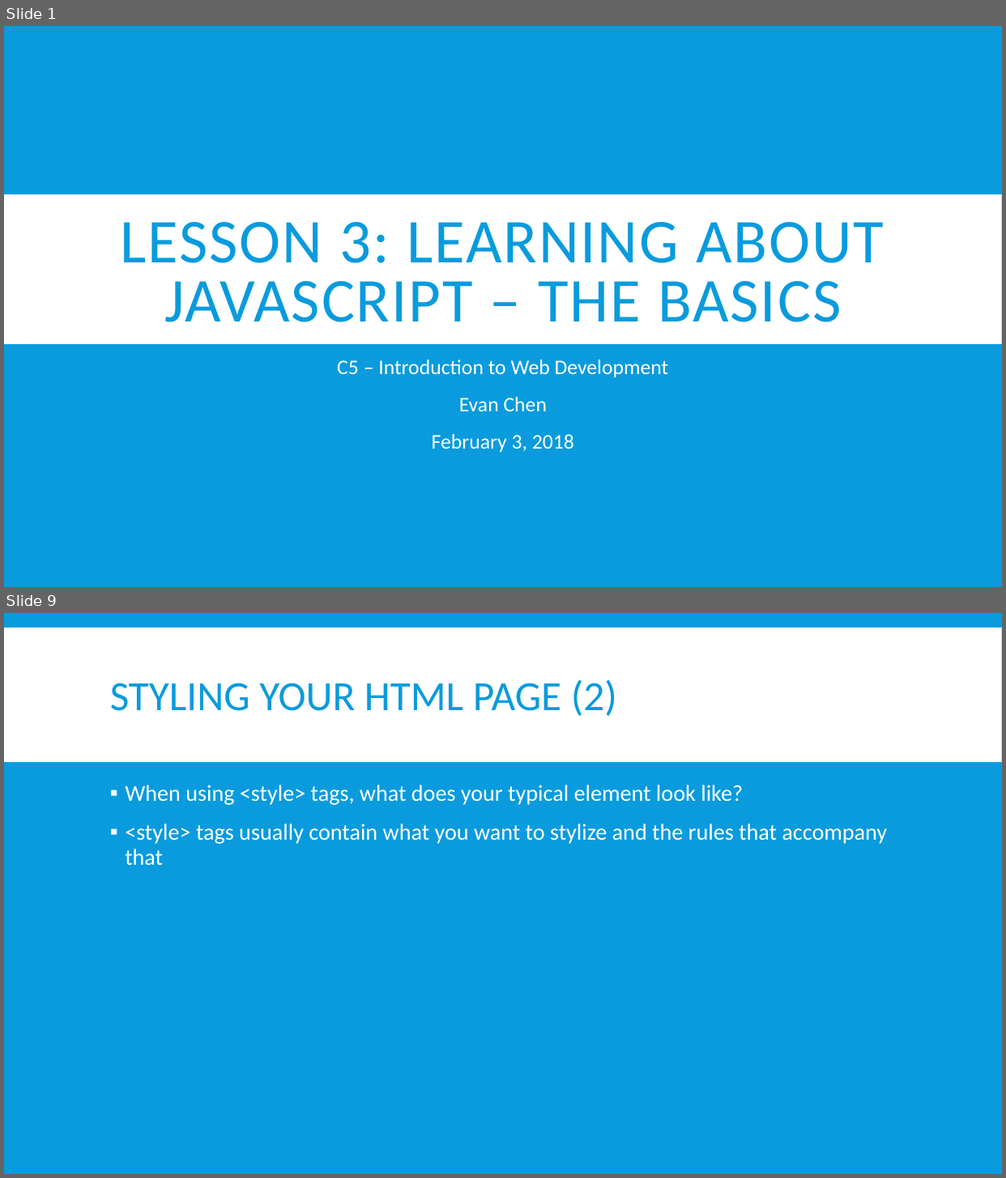
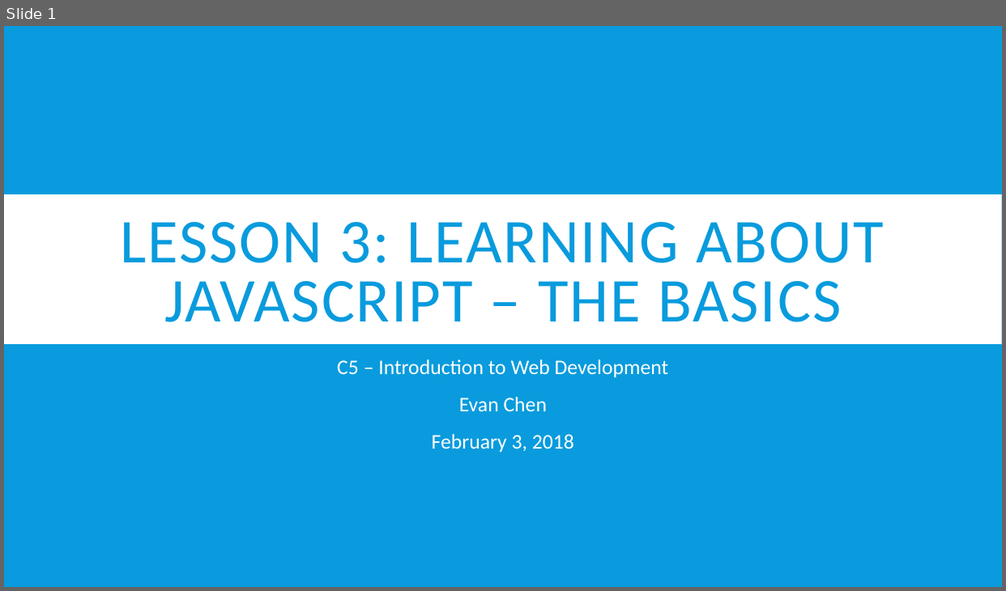
Before and after one commit to EvanTurtileMan/C5-IntroToWebDev, a slide deck: lessons/lesson_note3.pptx. Shown one above the other, each under a label of ours: slides 1 and 9 before the commit, slide 1 after it; the slides between them are not shown. The pictures are 1006x1178 and 1006x591 pixels, drawn with LibreOffice and Linux fonts; fonts in the diff are those of the drawing. Boxes give left, top, right and bottom in pixels: in the first picture for what was removed or moved away, otherwise in the second. Text is boxed around its words. In the diff, an @@ line names an element or a change of style, - is before the commit and + after.

```diff
--- a/lessons/lesson_note3.pptx
+++ b/lessons/lesson_note3.pptx
@@ slide 9 removed at <box>4,613,1002,1174</box>, background #099BDD @@
@@ rectangle removed at <box>4,628,1002,762</box> @@
@@ title removed at <box>110,679,617,716</box> @@
-STYLING YOUR HTML PAGE (2)
@@ text removed at <box>125,785,887,866</box> @@
-▪ When using <style> tags, what does your typical element look like?
-▪ <style> tags usually contain what you want to stylize and the rules that accompany that
```
Also in this commit, not shown: 8 slides changed, 3 slides added, 21 other slides removed, 5 other files.
